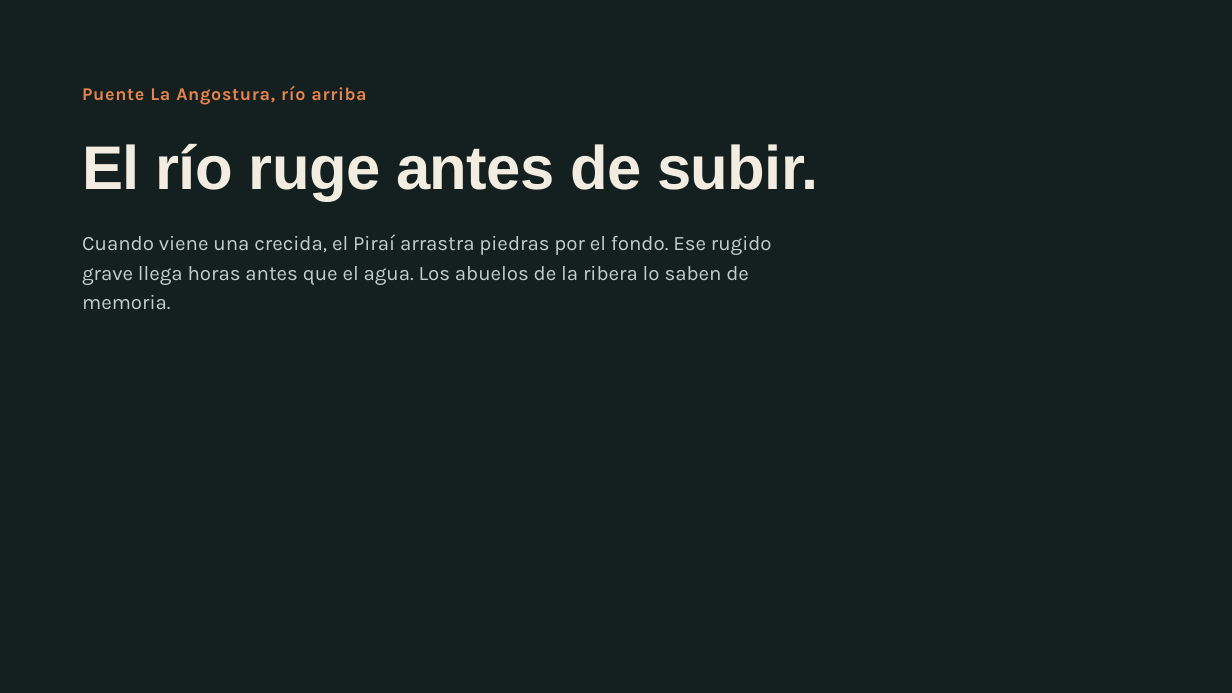
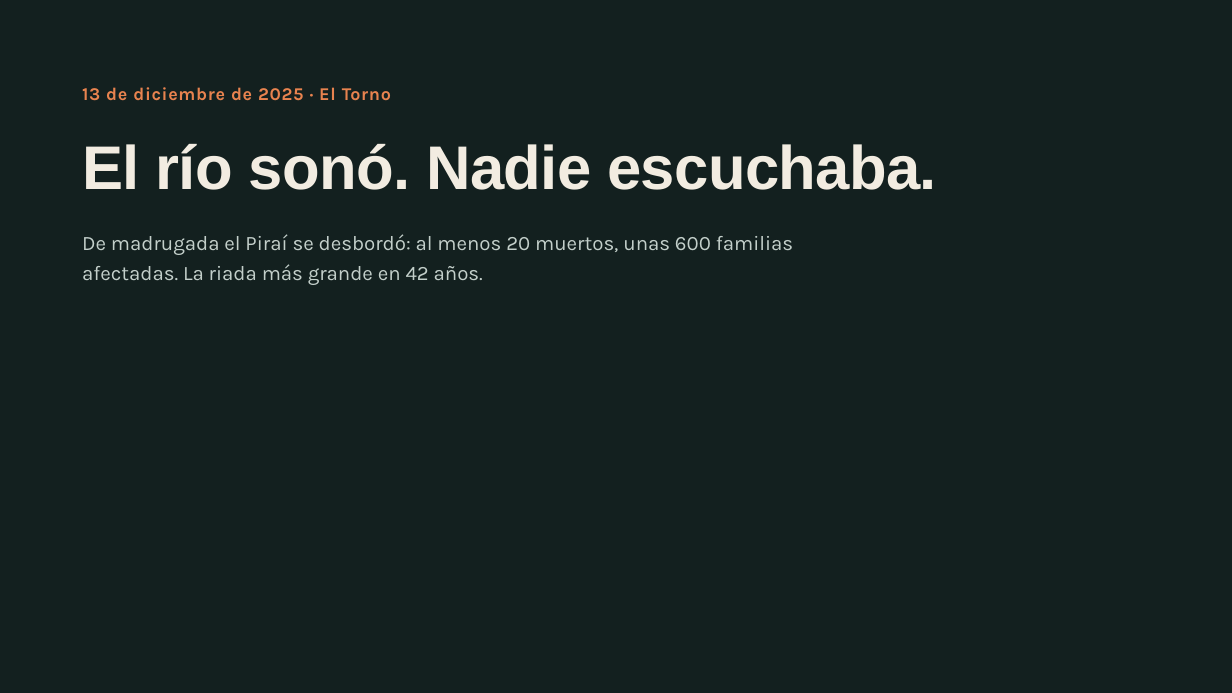
Before and after one commit to NeckHurtttt/birria-tech, a slide deck: slide 2 of El Río Suena · Pitch.pptx. Drawn at 1232x693 pixels with LibreOffice and Linux fonts; fonts in the diff are those of the drawing; background and template pictures are left out. Boxes give left, top, right and bottom in pixels: in the first picture for what was removed or moved away, otherwise in the second. Text is boxed around its words. In the diff, an @@ line names an element or a change of style, - is before the commit and + after.

```diff
--- a/El Río Suena · Pitch.pptx
+++ b/El Río Suena · Pitch.pptx
@@ text at bbox=[82, 87, 391, 101]: text changed @@
-Puente La Angostura, río arriba
+13 de diciembre de 2025 · El Torno
@@ text at bbox=[82, 144, 937, 190]: text changed @@
-El río ruge antes de subir.
+El río sonó. Nadie escuchaba.
@@ text at bbox=[82, 234, 793, 285]: text changed @@
-Cuando viene una crecida, el Piraí arrastra piedras por el fondo. Ese rugido grave llega horas antes que el agua. Los abuelos de la ribera lo saben de memoria.
+De madrugada el Piraí se desbordó: al menos 20 muertos, unas 600 familias afectadas. La riada más grande en 42 años.
```
Also in this commit, not shown: 4 other slides changed, 1 slide added, 17 other files.
